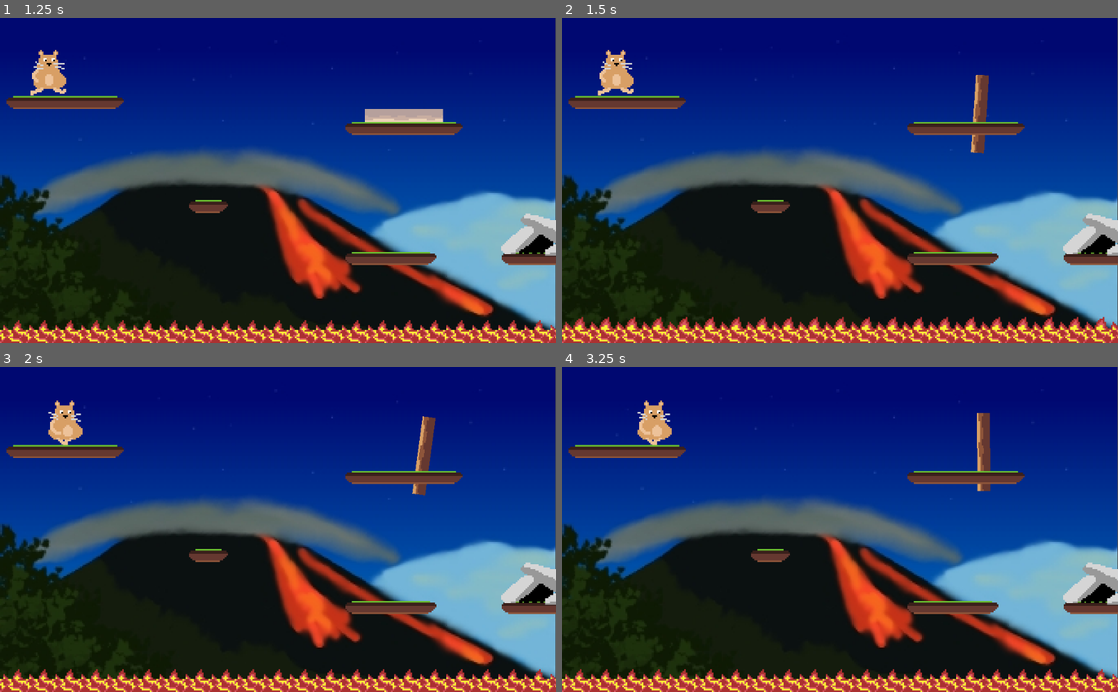
Above: before the commit, frames 1-4 (two rows, left to right).
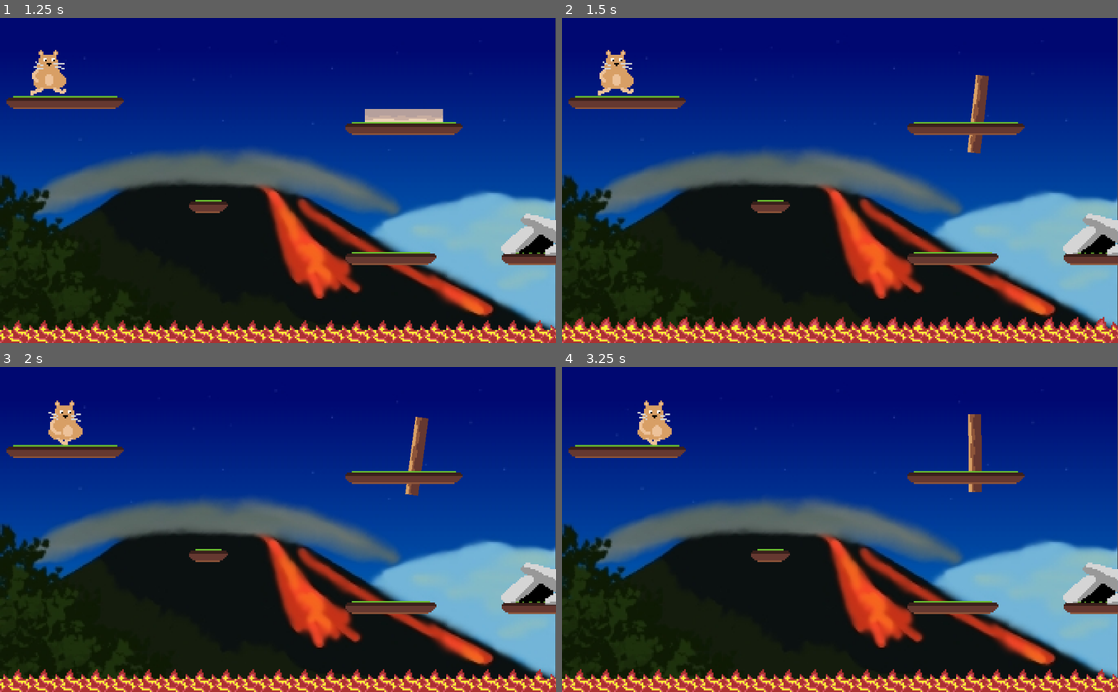
Above: after the commit, the same moments.

Repository: aplegatt/LD49
Game: Godot game, scene res://Intro.tscn
Same seed, same stepped clock (60 frames per second), same inputs: the game is played once before the commit and once after it.
Inputs (mouse positions are in pixels of both pictures, inside the frame that each line leads up to):
- Up to frame 1 (1.25 s): tap Enter at 0.5 s; move the mouse to (400, 164) at 0.52 s; click (400, 164) at 0.6 s
- Up to frame 2 (1.5 s): move the mouse to (967, 115) at 1.27 s; click (967, 115) at 1.35 s
- Up to frame 3 (2 s): no input
- Up to frame 4 (3.25 s): move the mouse to (895, 458) at 2.02 s; click (895, 458) at 2.1 s; move the mouse to (812, 594) at 2.77 s; click (812, 594) at 2.85 s

Frame 1 is identical in both runs. In frame 2, 0.2% of the frame differs, in the area x 72-77%, y 17-42%; in frame 3, 0.7%; in frame 4, 0.8%, in the area x 73-78%, y 14-39%.

Commit message:
Adding icons

Diff:
--- a/project.godot
+++ b/project.godot
@@ -12,7 +12,8 @@
 
 config/name="Lemmini"
 run/main_scene="res://Intro.tscn"
-config/icon="res://icon.png"
+config/icon="res://lemicon.png"
+config/windows_native_icon="res://icon.ico"
 
 [display]
 
Binary file added: icon.ico
Binary file added: lemicon.png
Not shown, added: lemicon.png.import
